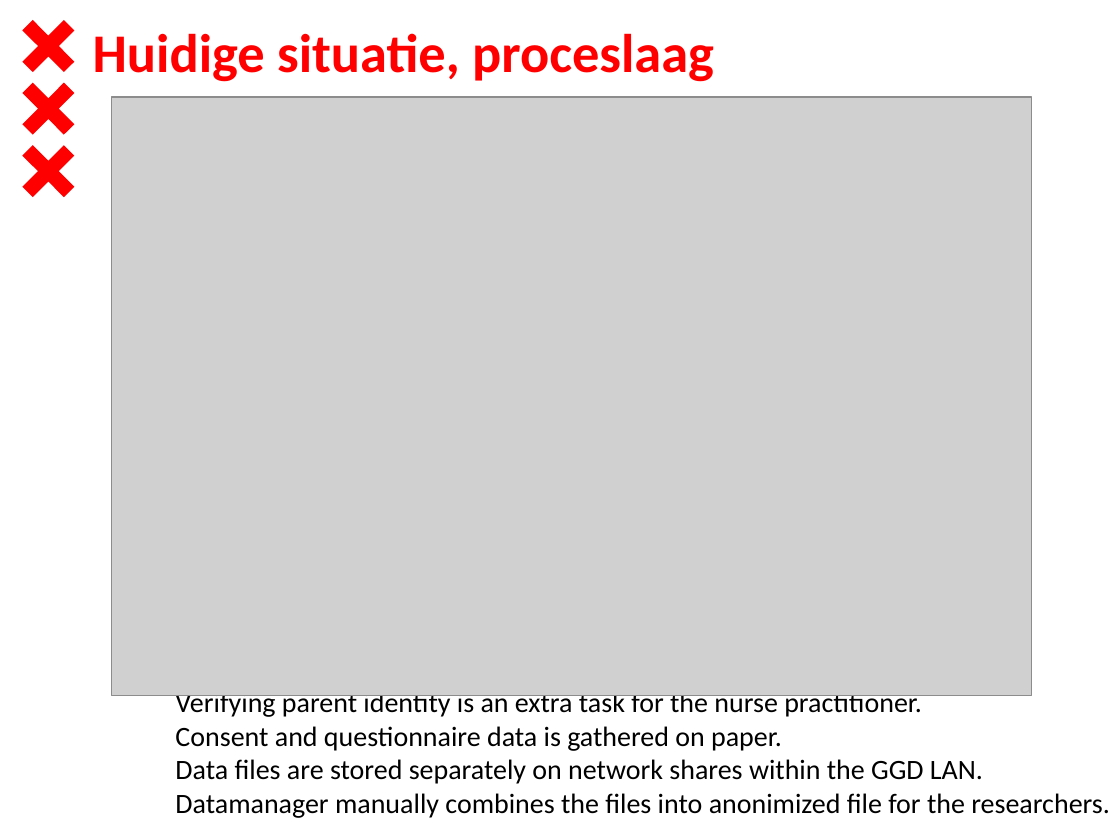
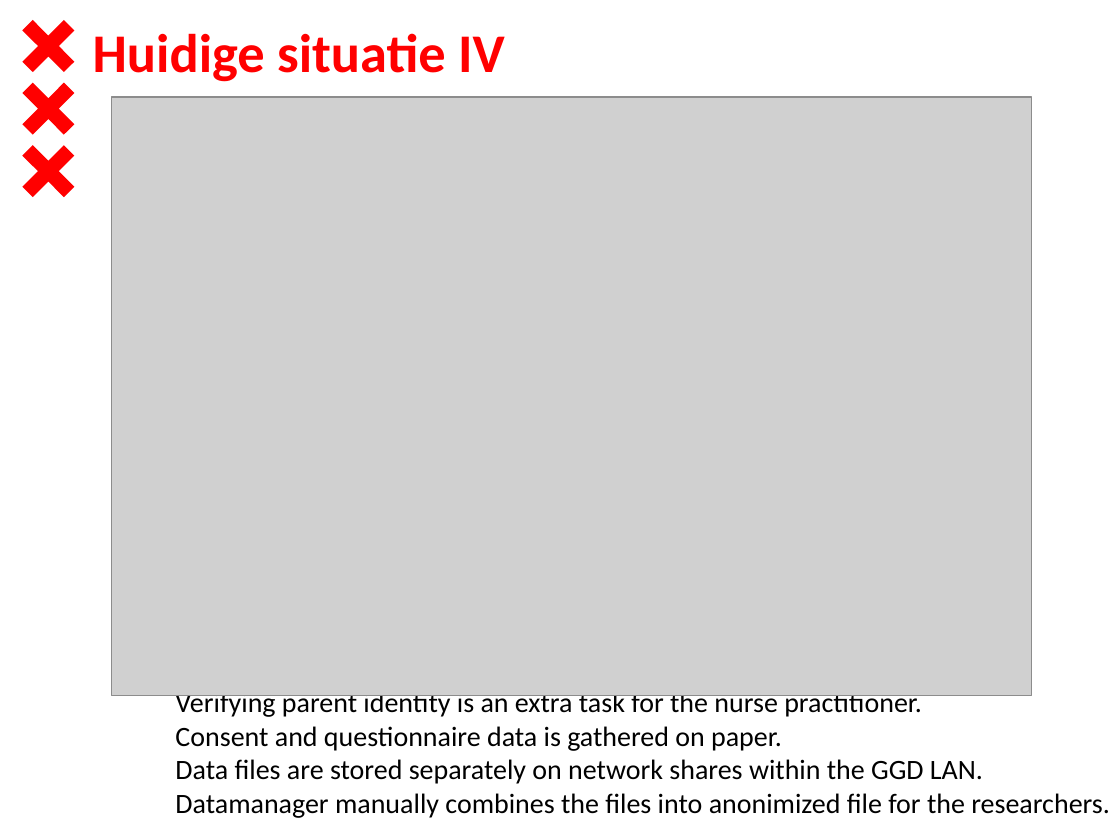
Before and after one commit to dt020/GGD, a slide deck: slide 10 of Architectuurcontext - Sarphati.pptx (slide 8 before the commit). Drawn at 1120x840 pixels with LibreOffice and Linux fonts; fonts in the diff are those of the drawing; grey boxes stand for pictures; background and template pictures are left out. Boxes give left, top, right and bottom in pixels: in the first picture for what was removed or moved away, otherwise in the second. Text is boxed around its words. In the diff, an @@ line names an element or a change of style, - is before the commit and + after.

```diff
--- a/Architectuurcontext - Sarphati.pptx
+++ b/Architectuurcontext - Sarphati.pptx
@@ text at (x1=93, y1=33, x2=505, y2=82): text changed @@
-Huidige situatie, proceslaag
+Huidige situatie IV
```
Also in this commit, not shown: 3 other slides changed, 2 slides added, 4 slides removed, 2 other files.
